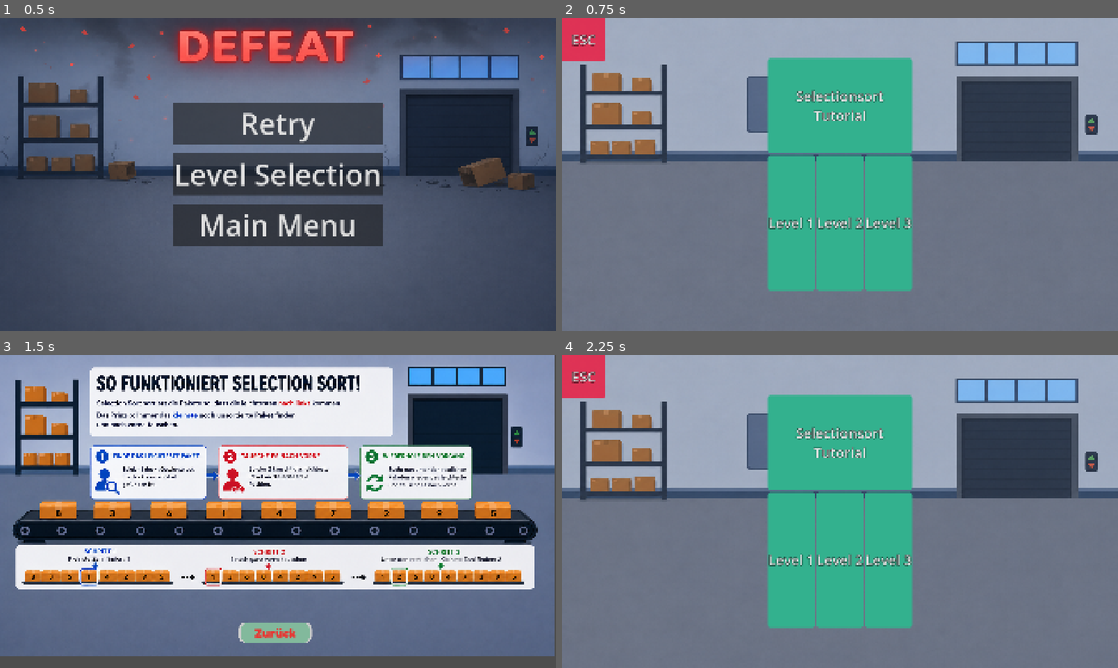
Above: before the commit, frames 1-4 (two rows, left to right).
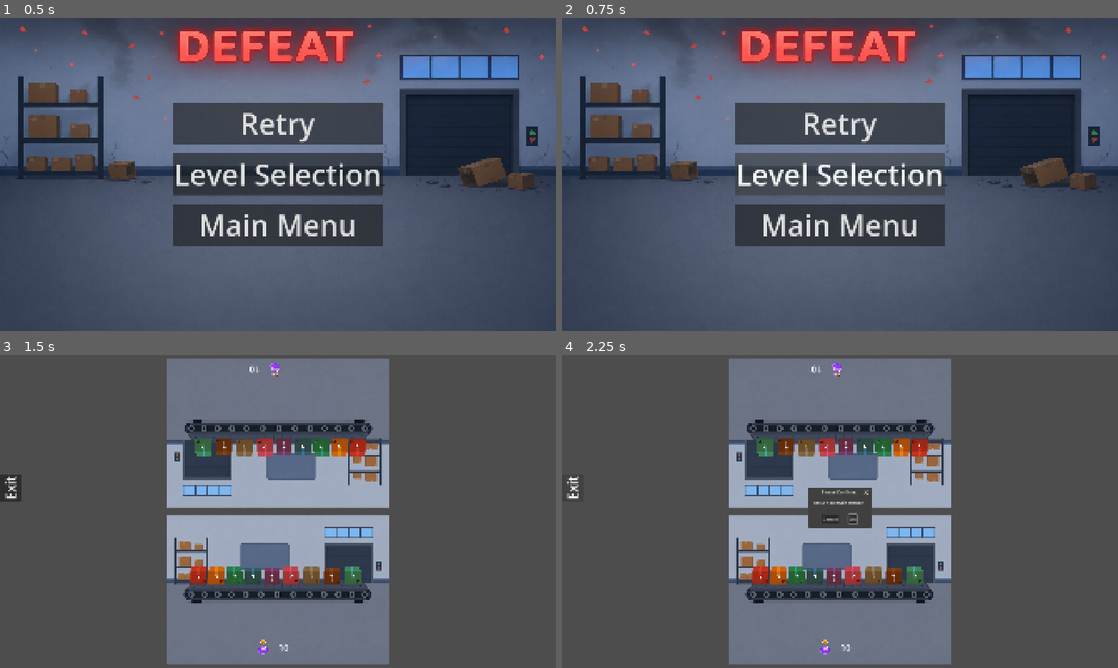
Above: after the commit, the same moments.

Repository: denis21111/Medida
Game: Godot game, scene res://scenes/LoseScreen.tscn
The game is run twice, just before and just after one commit, with the same random seed, the same clock (stepped at 60 frames per second) and the same inputs. This scene is started directly instead of the project's main scene.
Inputs (mouse positions are in pixels of both pictures, inside the frame that each line leads up to):
- Up to frame 1 (0.5 s): no input
- Up to frame 2 (0.75 s): click "Level Selection" at 0.5 s
- Up to frame 3 (1.5 s): click (278, 461) at 1.25 s, where only the run after the commit has a clickable "Retry"
- Up to frame 4 (2.25 s): click "Zurück" (after the commit: "Exit") at 2 s

Frame 1 is identical in both runs. In frame 2, 93% of the frame differs, in the area x 0-100%, y 0-100%; in frame 3, 89%; in frame 4, 92%.

Commit message:
fix bugs

Diff:
--- a/scenes/packages.tscn
+++ b/scenes/packages.tscn
@@ -17,10 +17,11 @@
 polygon = PackedVector2Array(54, 1, 1, 19, 1, 76, 47, 98, 99, 78, 99, 21)
 
 [node name="Label" type="Label" parent="." unique_id=1504593076]
-offset_left = 45.0
-offset_top = 46.0
-offset_right = 85.0
-offset_bottom = 69.0
+offset_left = 38.0
+offset_top = 24.0
+offset_right = 78.0
+offset_bottom = 97.0
+theme_override_font_sizes/font_size = 53
 text = "?"
 
 [connection signal="input_event" from="." to="." method="_on_input_event"]
--- a/scripts/lose_screen.gd
+++ b/scripts/lose_screen.gd
@@ -15,4 +15,7 @@
 
 
 func _on_level_selection_pressed() -> void:
-	get_tree().change_scene_to_file("res://scenes/level_selector2.tscn")
+	if GameManager.aktiver_algorithmus == "SELECTION_SORT":
+		get_tree().change_scene_to_file("res://scenes/level_selector2.tscn")
+	elif GameManager.aktiver_algorithmus == "BUBBLE_SORT":
+		get_tree().change_scene_to_file("res://scenes/level_selector1.tscn")
